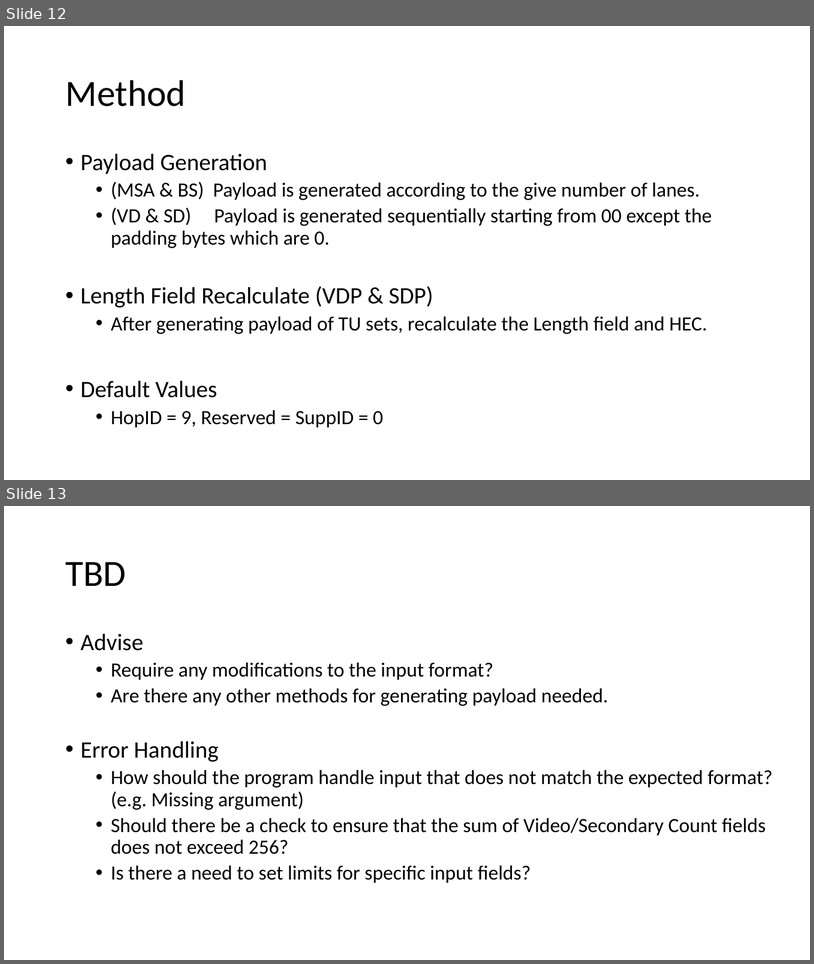
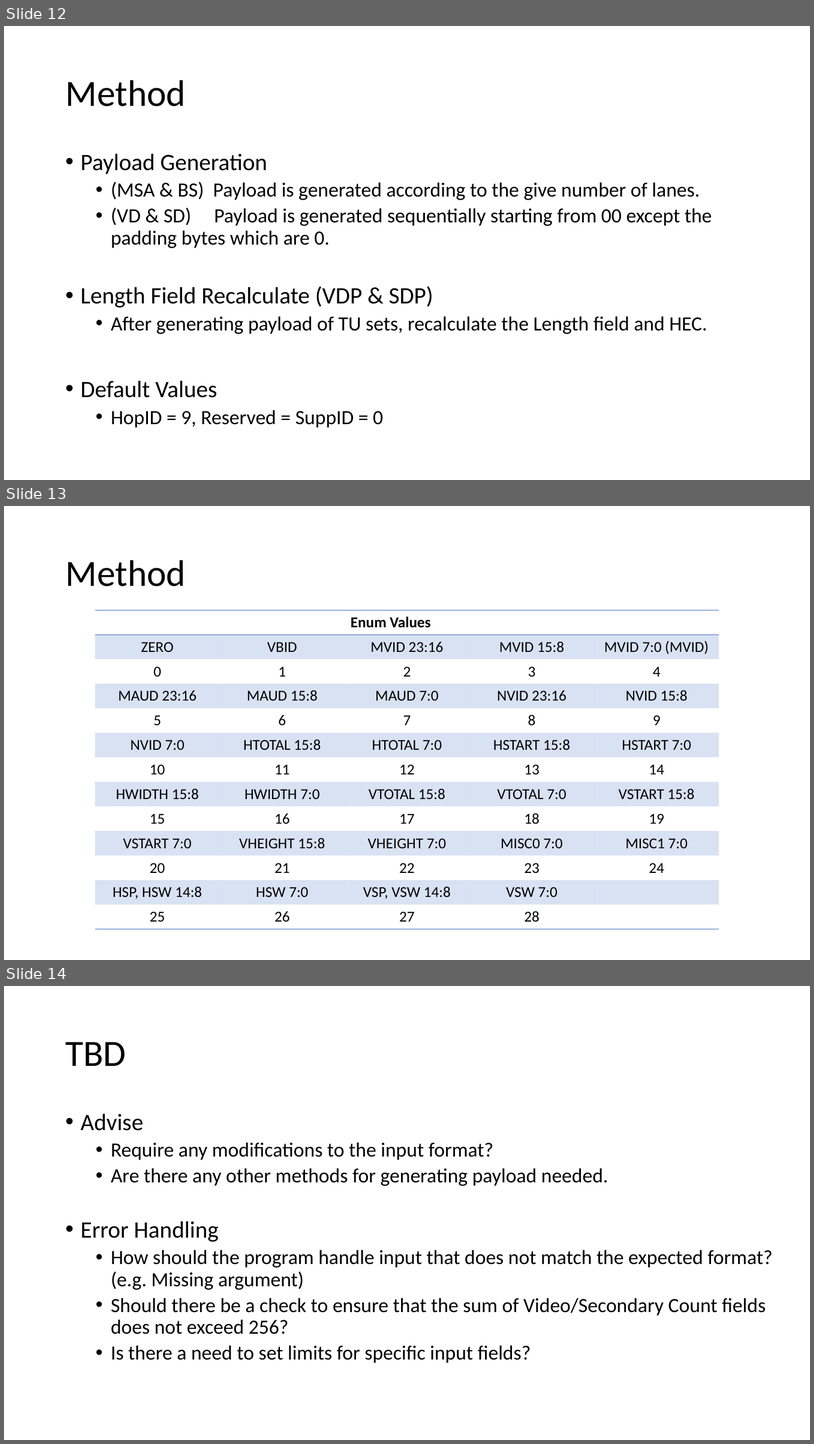
Before and after one commit to yqlai/CModel, a slide deck: 賴宥齊_script.pptx. Shown one above the other, each under a label of ours: slides 12 and 13 before the commit, slides 12, 13 and 14 after it. The pictures are 814x964 and 814x1444 pixels, drawn with LibreOffice and Linux fonts; fonts in the diff are those of the drawing. Boxes give left, top, right and bottom in pixels: in the first picture for what was removed or moved away, otherwise in the second. Text is boxed around its words. In the diff, an @@ line names an element or a change of style, - is before the commit and + after.

```diff
--- a/賴宥齊_script.pptx
+++ b/賴宥齊_script.pptx
@@ slide 13 added at [4,506,810,960], background #FFFFFF @@
@@ title added at [65,560,186,586], 44 pt, text #000000 @@
+Method
@@ table added at [95,610,718,929], 13 rows, 5 columns @@
+ |  | Enum Values |  | 
+ZERO | VBID | MVID 23:16 | MVID 15:8 | MVID 7:0 (MVID)
+0 | 1 | 2 | 3 | 4
+MAUD 23:16 | MAUD 15:8 | MAUD 7:0 | NVID 23:16 | NVID 15:8
+5 | 6 | 7 | 8 | 9
+NVID 7:0 | HTOTAL 15:8 | HTOTAL 7:0 | HSTART 15:8 | HSTART 7:0
+10 | 11 | 12 | 13 | 14
+HWIDTH 15:8 | HWIDTH 7:0 | VTOTAL 15:8 | VTOTAL 7:0 | VSTART 15:8
+15 | 16 | 17 | 18 | 19
+VSTART 7:0 | VHEIGHT 15:8 | VHEIGHT 7:0 | MISC0 7:0 | MISC1 7:0
+20 | 21 | 22 | 23 | 24
+HSP, HSW 14:8 | HSW 7:0 | VSP, VSW 14:8 | VSW 7:0 | 
+25 | 26 | 27 | 28 | 
@@ what was slide 13 is now slide 14 @@
```
Also in this commit, not shown: 4 slides changed, 10 other files.
